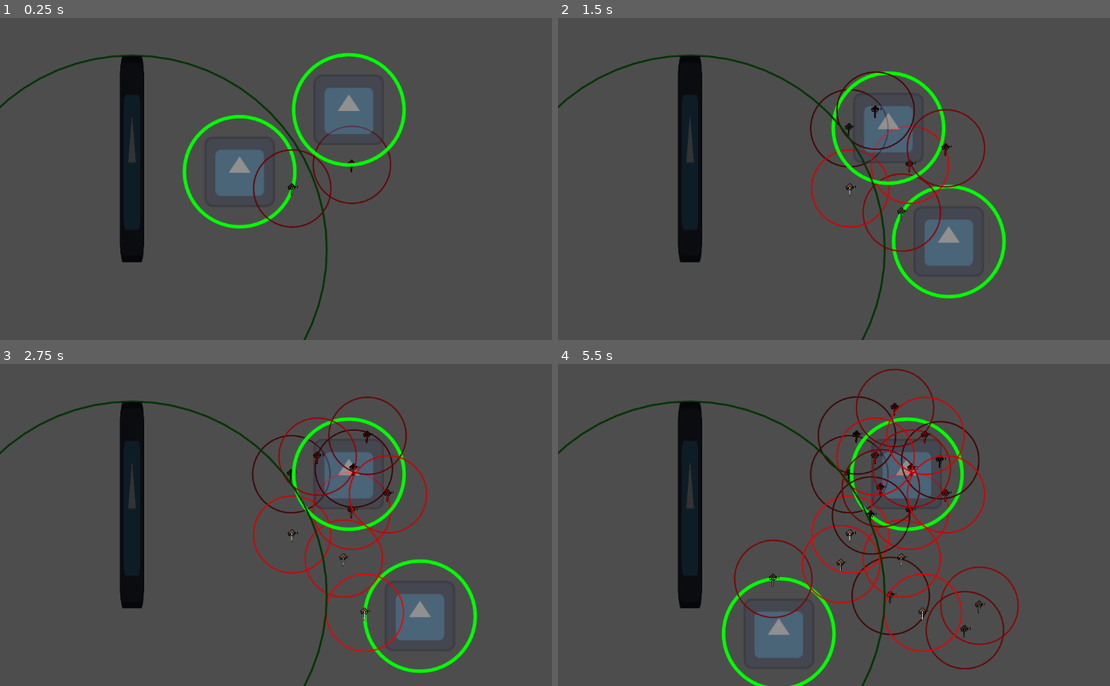
Above: before the commit, frames 1-4 (two rows, left to right).
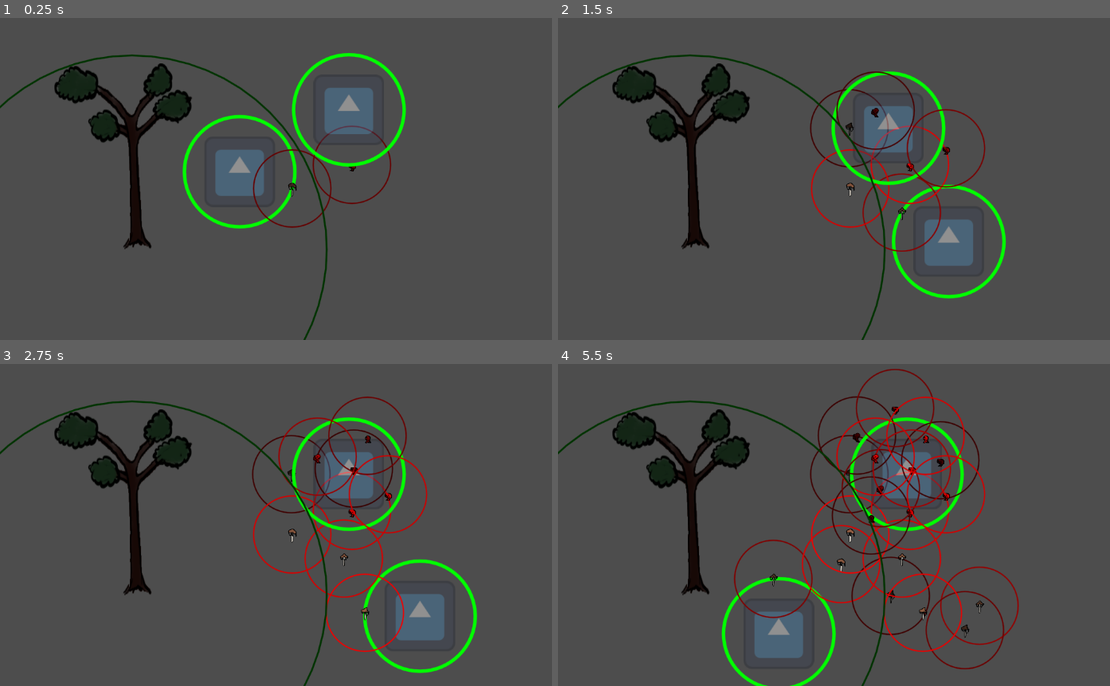
Above: after the commit, the same moments.

Repository: carcinizer/slavic-2025
Game: Godot game, scene res://scenes/map.tscn
Two runs of this game, one before a commit and one after it. Both use one fixed random seed, a clock stepped at 60 frames per second and the inputs below. The engine's default icon, where the game draws it, is replaced by a stand-in: a white triangle on a blue panel in a dark square.
Inputs:
- Up to frame 1 (0.25 s): no input
- Up to frame 2 (1.5 s): hold Right (right1) 0.53-1.28 s; tap S (down2) at 0.6 s; hold Down (down1) from 1.28 s (still down); tap A (left2) at 1.35 s
- Up to frame 3 (2.75 s): release Down (down1) at 2.03 s; hold Right (right1) from 2.03 s (still down); tap D (right2) at 2.1 s
- Up to frame 4 (5.5 s): release Right (right1) at 2.78 s; hold Up (up1) 2.78-3.53 s; tap one key every 0.75 s from 2.85 s: W (up2) S (down2) A (left2) D (right2); hold Left (left1) 3.53-5.03 s; hold Down (down1) from 5.03 s (still down)

The runs differ from the first frame. In frame 1, 4.9% of the frame differs, in the area x 9-65%, y 11-76%; in frame 2, 5.0%; in frame 3, 5.1%; in frame 4, 5.4%, in the area x 9-78%, y 11-85%.

Commit message:
tree graphics added, mushroom graphics aligned to player ID plus variations

Diff:
--- a/scenes/mushroom.tscn
+++ b/scenes/mushroom.tscn
@@ -19,7 +19,7 @@
 position = Vector2(0, 1.5)
 scale = Vector2(0.34375, 0.330529)
 texture = ExtResource("2_0bdi0")
-hframes = 6
+hframes = 7
 
 [node name="NeighborRange" type="Area2D" parent="."]
 
--- a/scenes/tree.tscn
+++ b/scenes/tree.tscn
@@ -1,7 +1,7 @@
 [gd_scene load_steps=5 format=3 uid="uid://b7r5ai1pa2xl"]
 
 [ext_resource type="Script" uid="uid://dl0j40wfaghwc" path="res://src/tree.gd" id="1_vplca"]
-[ext_resource type="Texture2D" uid="uid://c7y385wmrj5ra" path="res://icon.svg" id="2_viusy"]
+[ext_resource type="Texture2D" uid="uid://shtqad17ywjq" path="res://graphics/tree01.png" id="2_vplca"]
 
 [sub_resource type="CircleShape2D" id="CircleShape2D_0bdi0"]
 radius = 25.0
@@ -16,9 +16,9 @@
 shape = SubResource("CircleShape2D_0bdi0")
 
 [node name="Sprite" type="Sprite2D" parent="."]
-position = Vector2(0, -164.173)
-scale = Vector2(0.34375, 2.91917)
-texture = ExtResource("2_viusy")
+position = Vector2(-16.365, -169.68)
+scale = Vector2(0.915465, 1.53182)
+texture = ExtResource("2_vplca")
 
 [node name="NeighborRange" type="Area2D" parent="."]
 
--- a/src/mushroom.gd
+++ b/src/mushroom.gd
@@ -10,9 +10,15 @@
 @export var connected_to_a_tree := false
 
 const neighbor_range := 70.0
+const sprite_variants_number := 3
 
 func _ready() -> void:
 	GLOB.all_mushrooms.push_back(self)
+	var sprite_variant := randi_range(0,sprite_variants_number-1)
+	match player_id:
+		1: sprite_variant += sprite_variants_number
+	var sprite = get_node("Sprite") as Sprite2D
+	sprite.frame = sprite_variant
 
 func _process(_delta: float):
 	# if !connected_to_a_tree:
